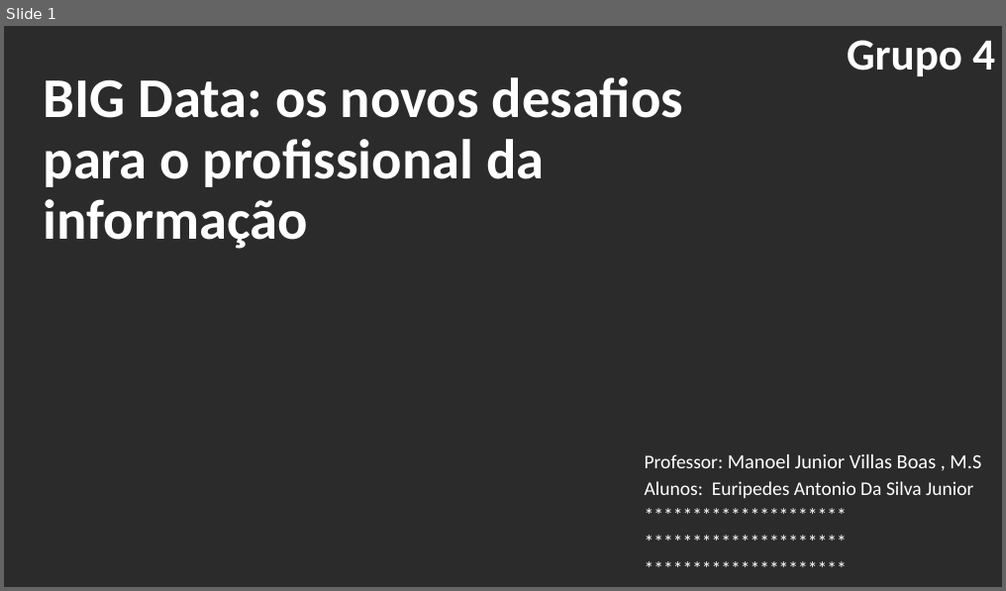
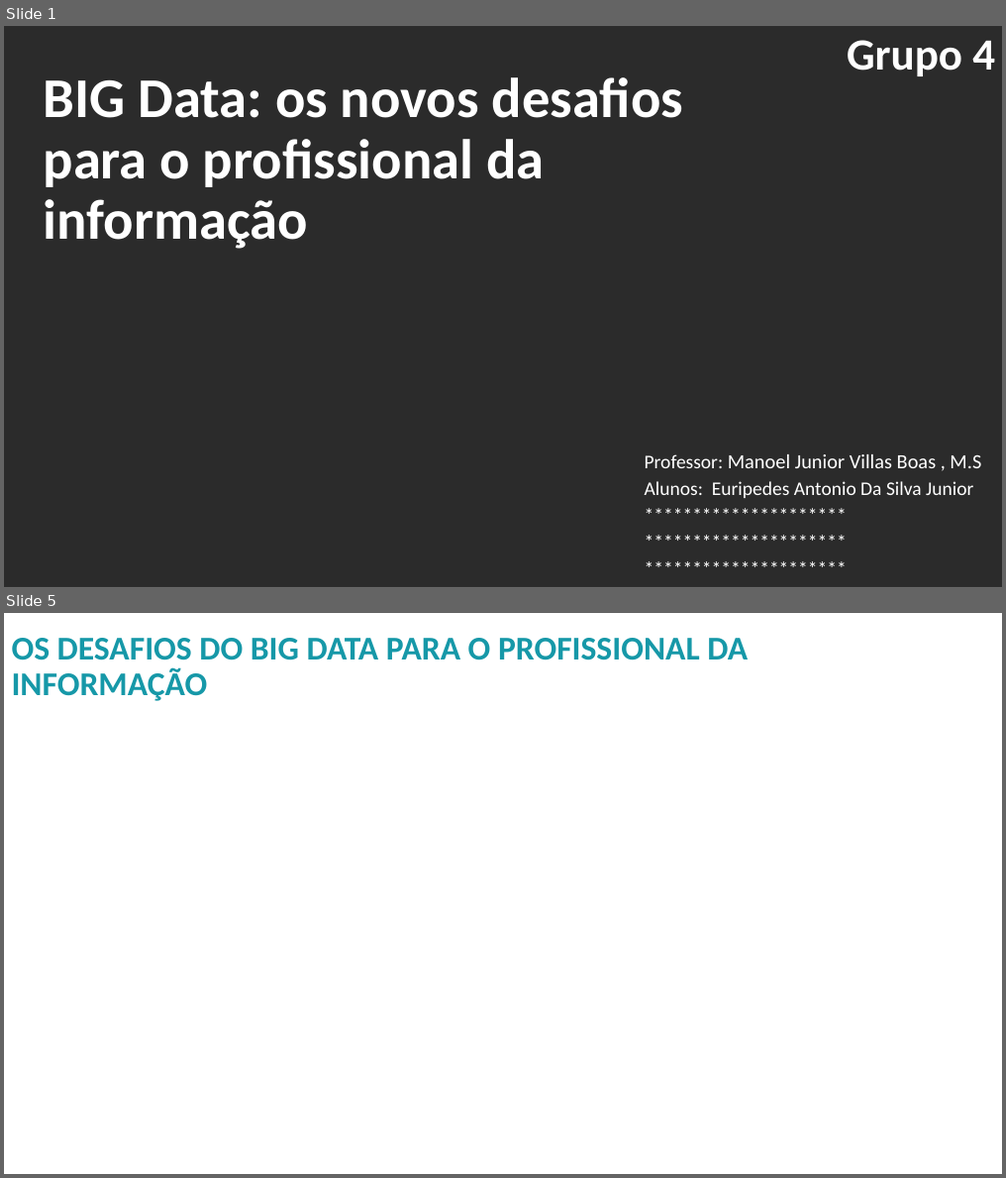
Before and after one commit to Euripedesjr9/UFRJ-ED, a slide deck: Grupo_4_BIG_Data_Desafios_profissional_info.pptx. Shown one above the other, each under a label of ours: slide 1 before the commit, slides 1 and 5 after it; the slides between them are not shown. The pictures are 1006x591 and 1006x1178 pixels, drawn with LibreOffice and Linux fonts; fonts in the diff are those of the drawing; background and template pictures are left out; a plain dark background stands for a picture behind light text. Boxes give left, top, right and bottom in pixels: in the first picture for what was removed or moved away, otherwise in the second. Text is boxed around its words. In the diff, an @@ line names an element or a change of style, - is before the commit and + after.

```diff
--- a/Grupo_4_BIG_Data_Desafios_profissional_info.pptx
+++ b/Grupo_4_BIG_Data_Desafios_profissional_info.pptx
@@ slide 5 added at (x1=4, y1=613, x2=1002, y2=1174), background picture (left out) @@
@@ title added at (x1=12, y1=638, x2=747, y2=701), 32 pt, text #1698A8, bold @@
+OS DESAFIOS DO BIG DATA PARA O PROFISSIONAL DA INFORMAÇÃO
```
Also in this commit, not shown: 1 slide changed, 4 other slides added, 1 slide removed.
